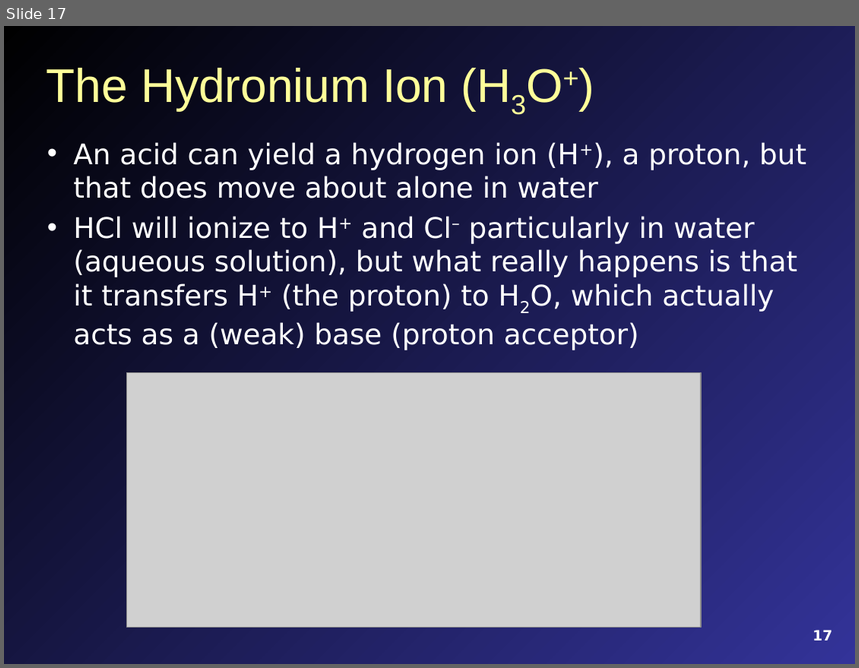
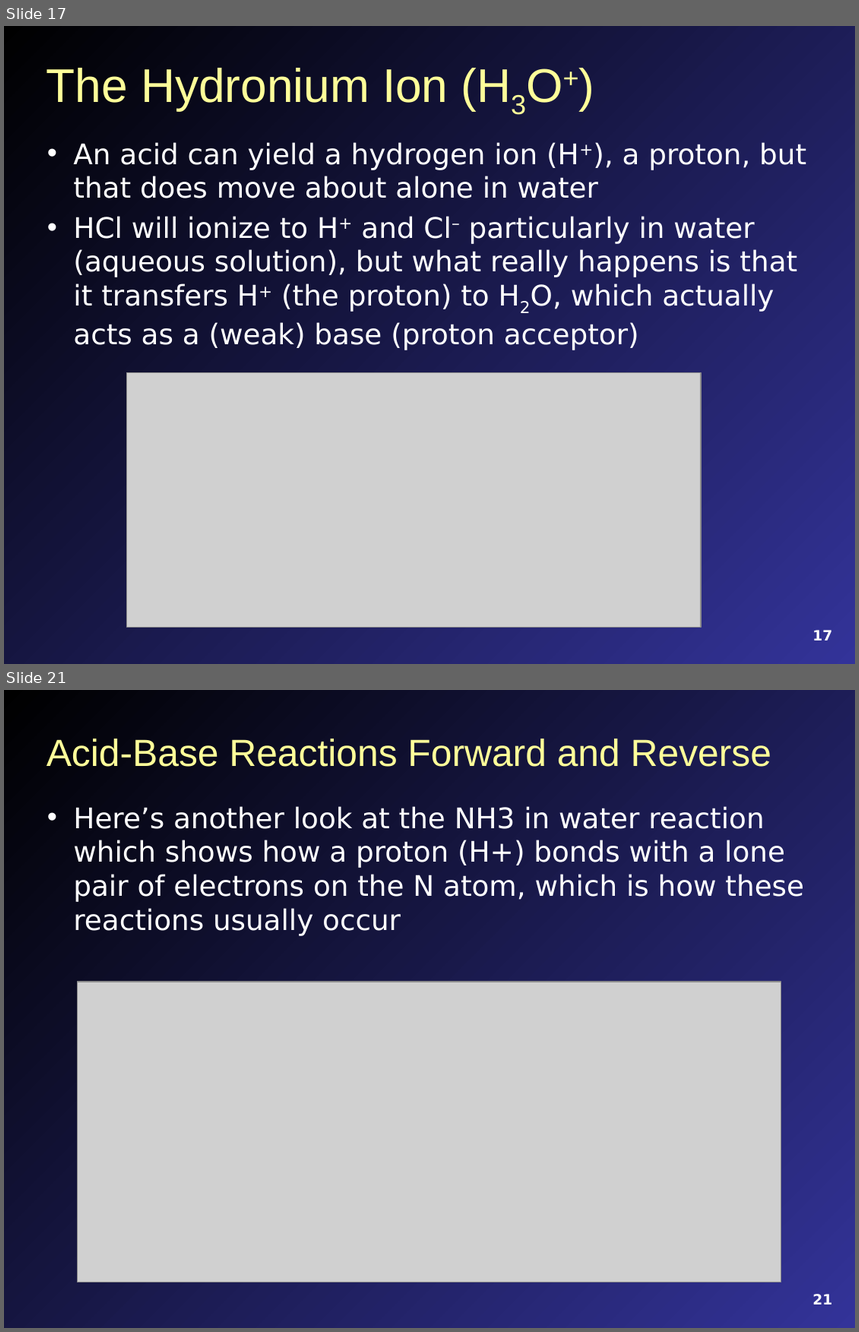
Before and after one commit to mavigozler/mavigozler.github.io, a slide deck: Teaching/Chemistry/Lecture Slides/FCC Chem 3A Chap 12 Content.pptx. Shown one above the other, each under a label of ours: slide 17 before the commit, slides 17 and 21 after it; the slides between them are not shown. The pictures are 859x668 and 859x1332 pixels, drawn with LibreOffice and Linux fonts; fonts in the diff are those of the drawing; grey boxes stand for pictures. Boxes give left, top, right and bottom in pixels: in the first picture for what was removed or moved away, otherwise in the second. Text is boxed around its words. In the diff, an @@ line names an element or a change of style, - is before the commit and + after.

```diff
--- a/Teaching/Chemistry/Lecture Slides/FCC Chem 3A Chap 12 Content.pptx
+++ b/Teaching/Chemistry/Lecture Slides/FCC Chem 3A Chap 12 Content.pptx
@@ slide 21 added at <box>4,690,855,1328</box>, background gradient #000000 to #333399 @@
@@ title added at <box>47,739,772,767</box>, 32 pt, text #FFFF99 @@
+Acid-Base Reactions Forward and Reverse
@@ text added at <box>73,806,804,936</box>, 24 pt, text #FFFFFF @@
+• Here’s another look at the NH3 in water reaction which shows how a proton (H+) bonds with a lone pair of electrons on the N atom, which is how these reactions usually occur
@@ picture added at <box>77,982,781,1283</box> @@
@@ page number added at <box>813,1294,832,1305</box>, 12 pt, text #FFFFFF, bold @@
+21
```
Also in this commit, not shown: 27 other slides added, 2 slides removed, 5 other files.
